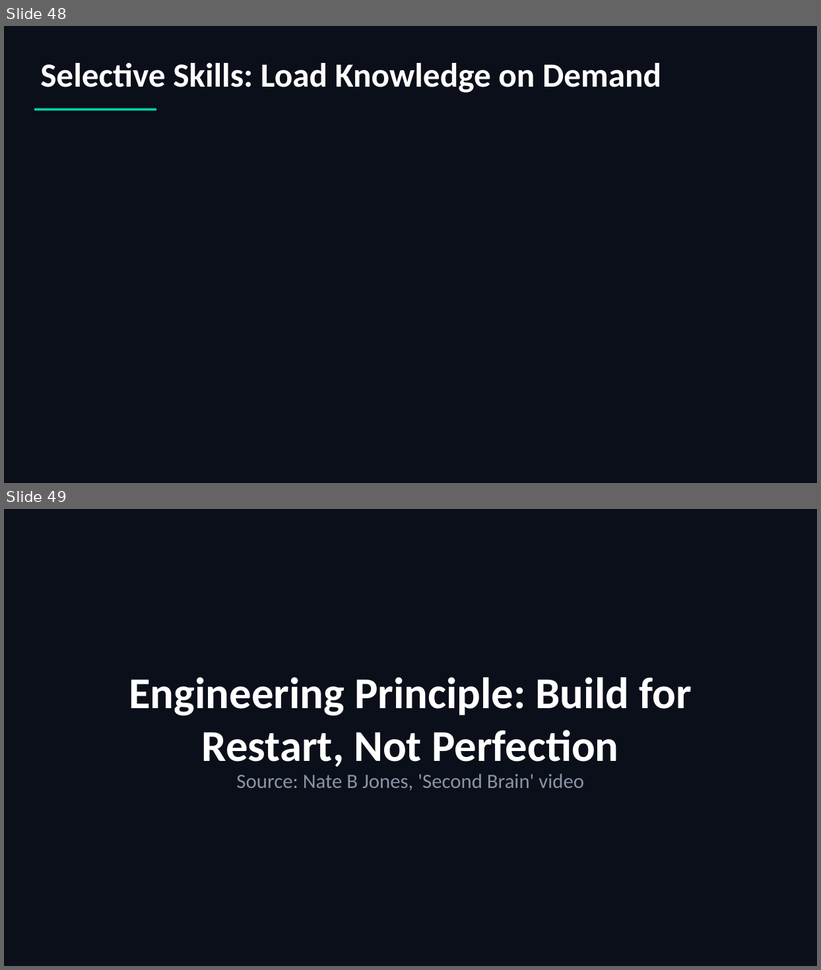
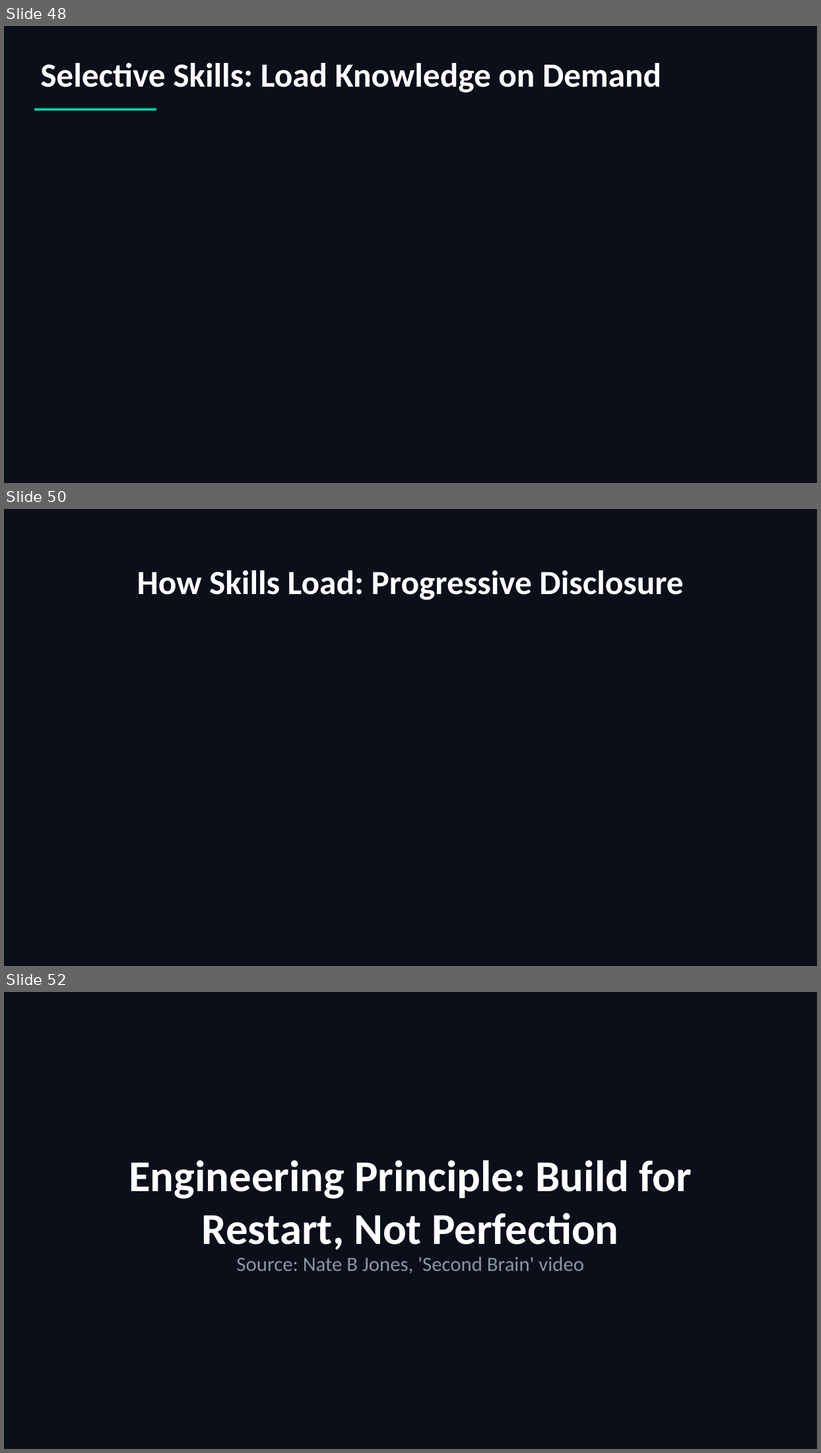
Before and after one commit to scottrhay/AIA-ClaudeCopilot, a slide deck: slides/Day3_Claude_Code_Advanced.pptx. Shown one above the other, each under a label of ours: slides 48 and 49 before the commit, slides 48, 50 and 52 after it; the slides between them are not shown. The pictures are 821x970 and 821x1453 pixels, drawn with LibreOffice and Linux fonts; fonts in the diff are those of the drawing. Boxes give left, top, right and bottom in pixels: in the first picture for what was removed or moved away, otherwise in the second. Text is boxed around its words. In the diff, an @@ line names an element or a change of style, - is before the commit and + after.

Commit message:
Expand Skills coverage: SKILL.md structure, progressive disclosure, skills.sh CLI
Day 3 (92→95 slides):
- SKILL.md file structure with YAML frontmatter
- Three-level progressive disclosure (context efficiency)
- skills.sh CLI: npm for AI agents (open standard, 35+ agents)

Ebook Ch 9: Added SKILL.md anatomy, progressive disclosure, trigger
descriptions, security trust model, multi-MCP orchestration pattern,
skills.sh marketplace

Source: Rohit's 'Complete Guide to Building Skills for Claude/Codex'

```diff
--- a/slides/Day3_Claude_Code_Advanced.pptx
+++ b/slides/Day3_Claude_Code_Advanced.pptx
@@ slide 50 added at (4,509,817,966), background #0B0F1A @@
@@ text added at (137,570,683,600), 40 pt, text #FFFFFF, bold @@
+How Skills Load: Progressive Disclosure
@@ what was slide 49 is now slide 52 @@
```
Also in this commit, not shown: 2 other slides added.
